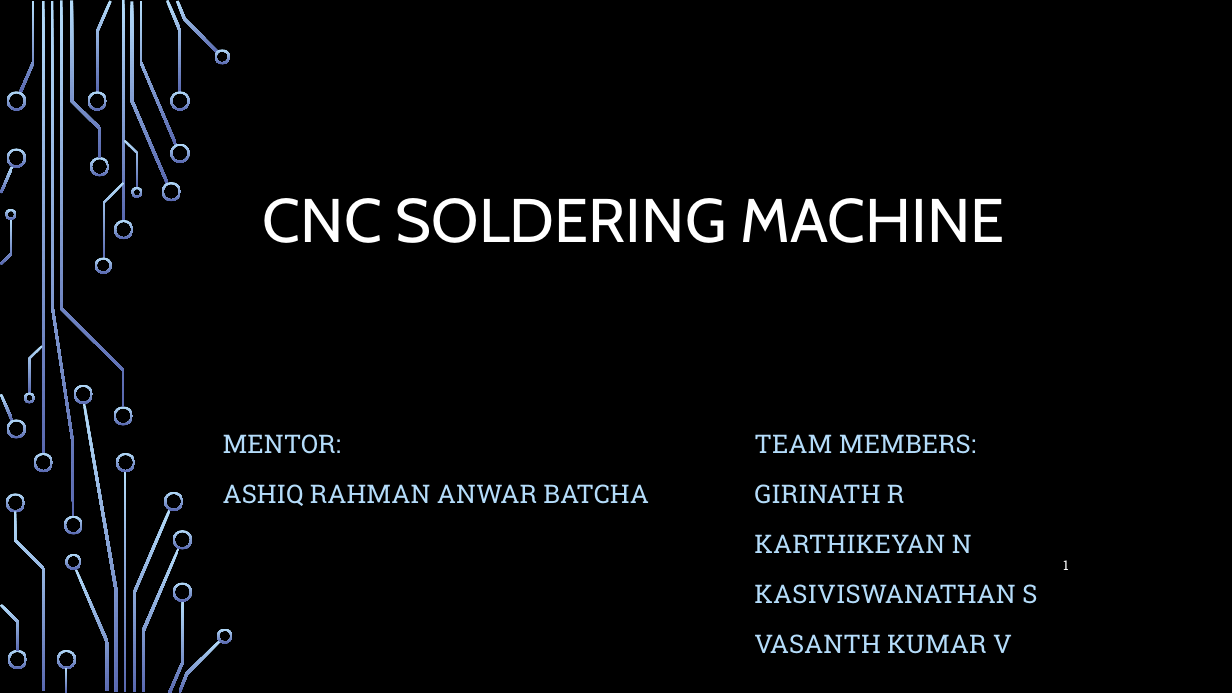
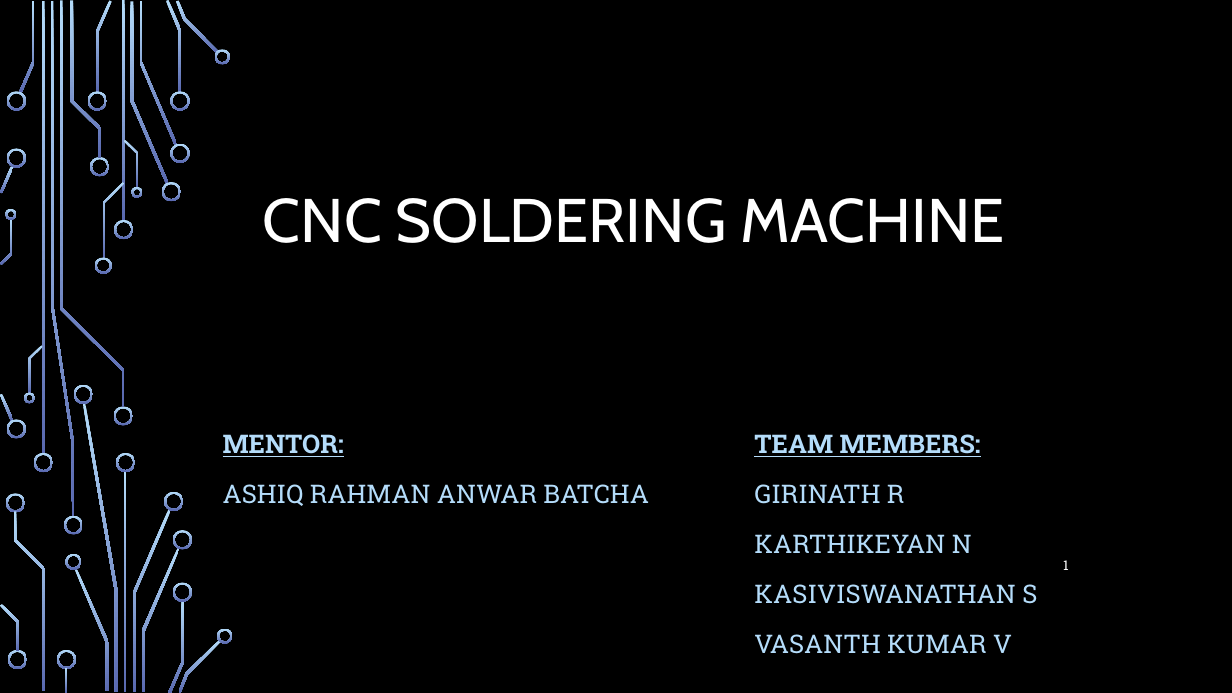
Before and after one commit to kasi2809/plotter_mini_rceg, a slide deck: slide 1 of automated_soldering_machine.pptx. Drawn at 1232x693 pixels with LibreOffice and Linux fonts; fonts in the diff are those of the drawing; background and template pictures are left out. Boxes give left, top, right and bottom in pixels: in the first picture for what was removed or moved away, otherwise in the second. Text is boxed around its words. In the diff, an @@ line names an element or a change of style, - is before the commit and + after.

```diff
--- a/automated_soldering_machine.pptx
+++ b/automated_soldering_machine.pptx
@@ subtitle at [223, 434, 344, 457]: bold on, underline on in "MENTOR:" @@
@@ text at [754, 434, 981, 457]: bold on, underline on in "TEAM MEMBERS:" @@
```
Also in this commit, not shown: 2 other files.
